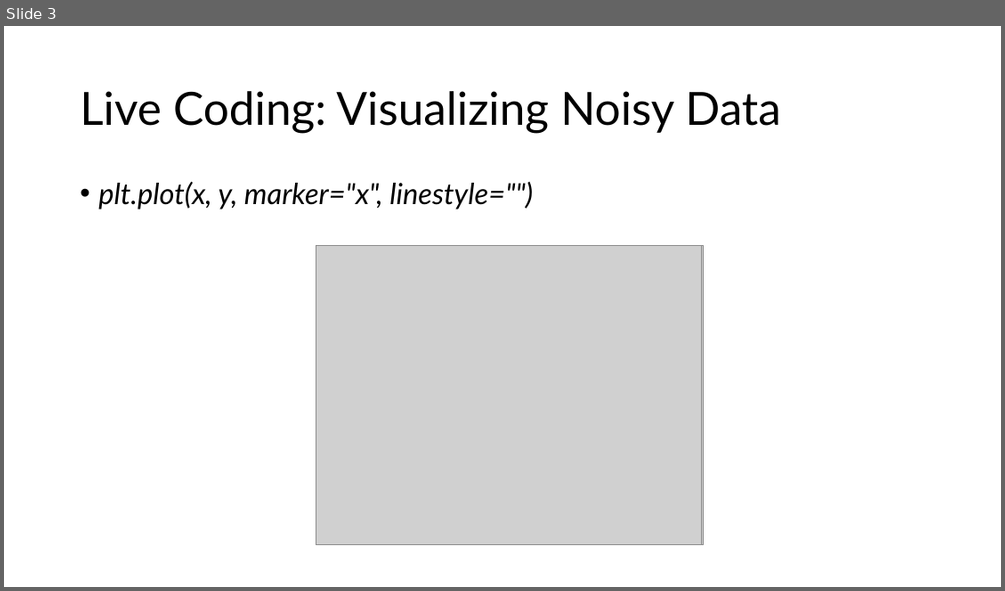
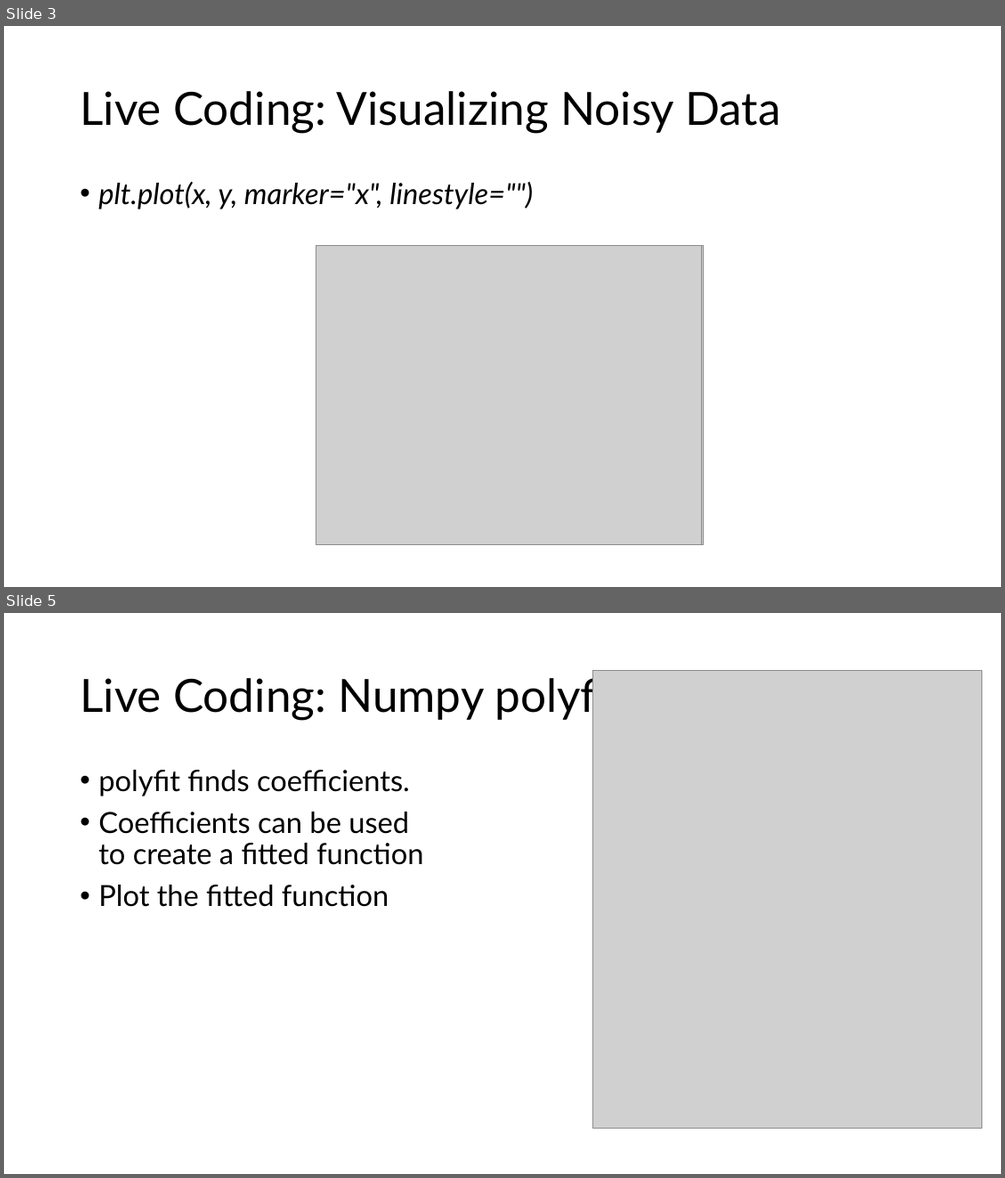
Before and after one commit to jonathanbollig/pycophy, a slide deck: Lecture Resources/Lecture Powerpoints/Chunk 12 - Scipy and Linear Regressions.pptx. Shown one above the other, each under a label of ours: slide 3 before the commit, slides 3 and 5 after it; the slides between them are not shown. The pictures are 1005x591 and 1005x1178 pixels, drawn with LibreOffice and Linux fonts; fonts in the diff are those of the drawing; grey boxes stand for pictures. Boxes give left, top, right and bottom in pixels: in the first picture for what was removed or moved away, otherwise in the second. Text is boxed around its words. In the diff, an @@ line names an element or a change of style, - is before the commit and + after.

```diff
--- a/Lecture Resources/Lecture Powerpoints/Chunk 12 - Scipy and Linear Regressions.pptx
+++ b/Lecture Resources/Lecture Powerpoints/Chunk 12 - Scipy and Linear Regressions.pptx
@@ slide 5 added at (4, 613, 1001, 1174), background #FFFFFF @@
@@ title added at (80, 672, 623, 720), 44 pt, text #000000 @@
+Live Coding: Numpy polyfit
@@ picture added at (593, 671, 982, 1128) @@
@@ text added at (98, 770, 423, 907), 28 pt, text #000000 @@
+• polyfit finds coefficients.
+• Coefficients can be used to create a fitted function
+• Plot the fitted function
```
Also in this commit, not shown: 2 slides changed, 3 other slides added, 1 slide removed, 4 other files.
